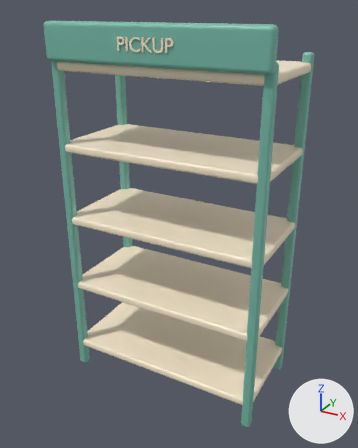
Two versions of the FBX model Ice Cream Truck Prototype/Assets/Art/Tycoon/Models/Pickup_shelf.fbx, one commit apart.
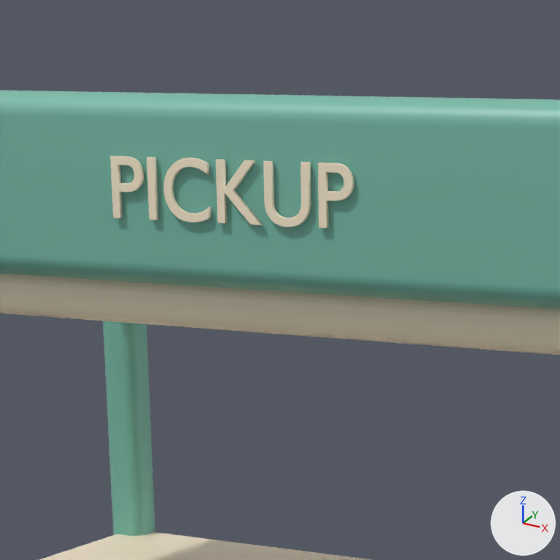
Each version is shown whole from a 50 mm lens placed at (1.057, -1.938, 1.815), pointed at (0.005, -0.026, 0.858), then close up on the part from 25% to 62% of the width and 0% to 29% of the height. The axes (+X, +Y, +Z) are drawn at lower right. The lights are the same throughout. The first two pictures are the older version. Where no turn or scale is listed for an object, it has been applied to the vertices.

In view in the first close-up: 'Rack name.003', 'Toon_Pickup_shelf Rack header.001', 'Toon_Pickup_shelf Rack shelf.008', 'Toon_Pickup_shelf Rack shelf.009', 'Toon_Pickup_shelf Rack upright.005'.
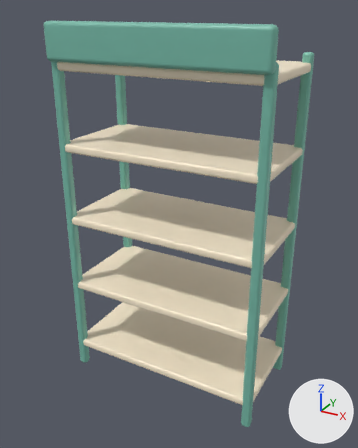
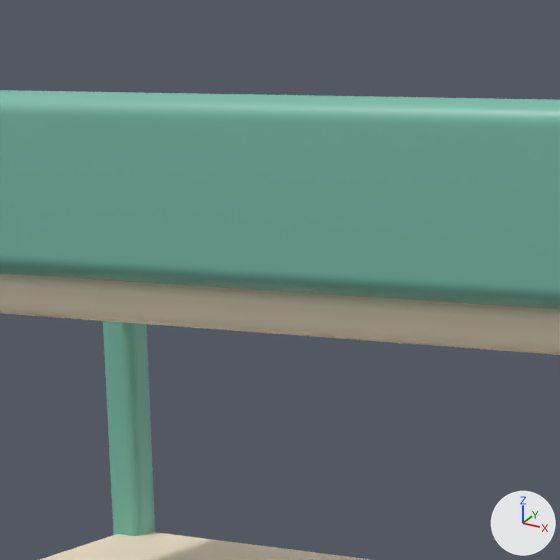
The change, as a diff of the scene's bpy script:
```diff
--- a/Ice Cream Truck Prototype/Assets/Art/Tycoon/Models/Pickup_shelf.fbx.py
+++ b/Ice Cream Truck Prototype/Assets/Art/Tycoon/Models/Pickup_shelf.fbx.py
@@ ob_rack_name_003 @@
-ob_rack_name_003 = bpy.data.objects.new('Rack name.003', me_rack_name_002)
-ob_rack_name_003.location = (0.0, -0.286, 1.68)
```

Where the change shows, as pixel boxes (x1, y1, x2, y2) in the close-ups (560 x 560 px):
'Rack name.003', deleted (beige)
    before: (110, 156, 354, 228)
